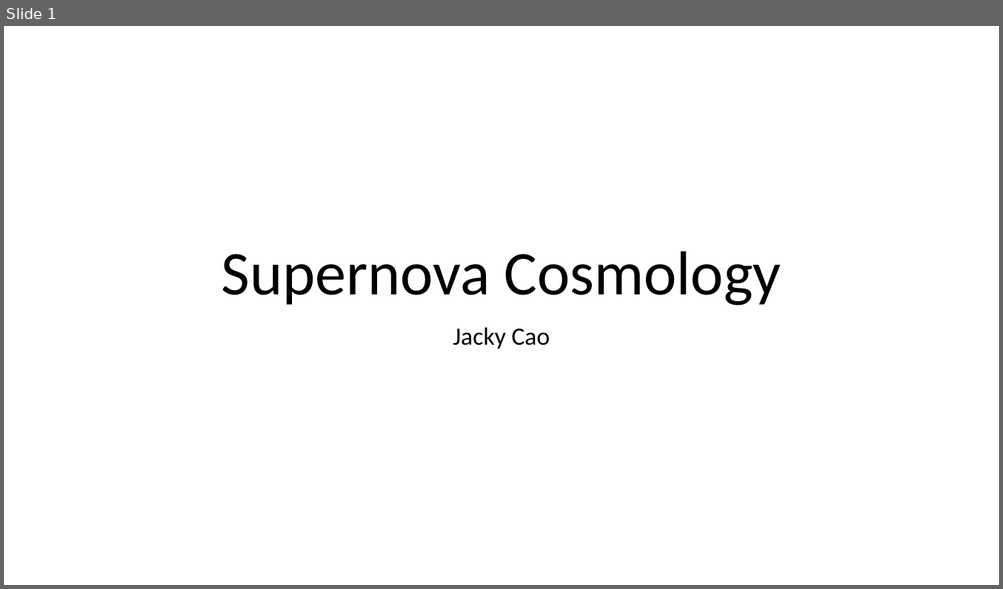
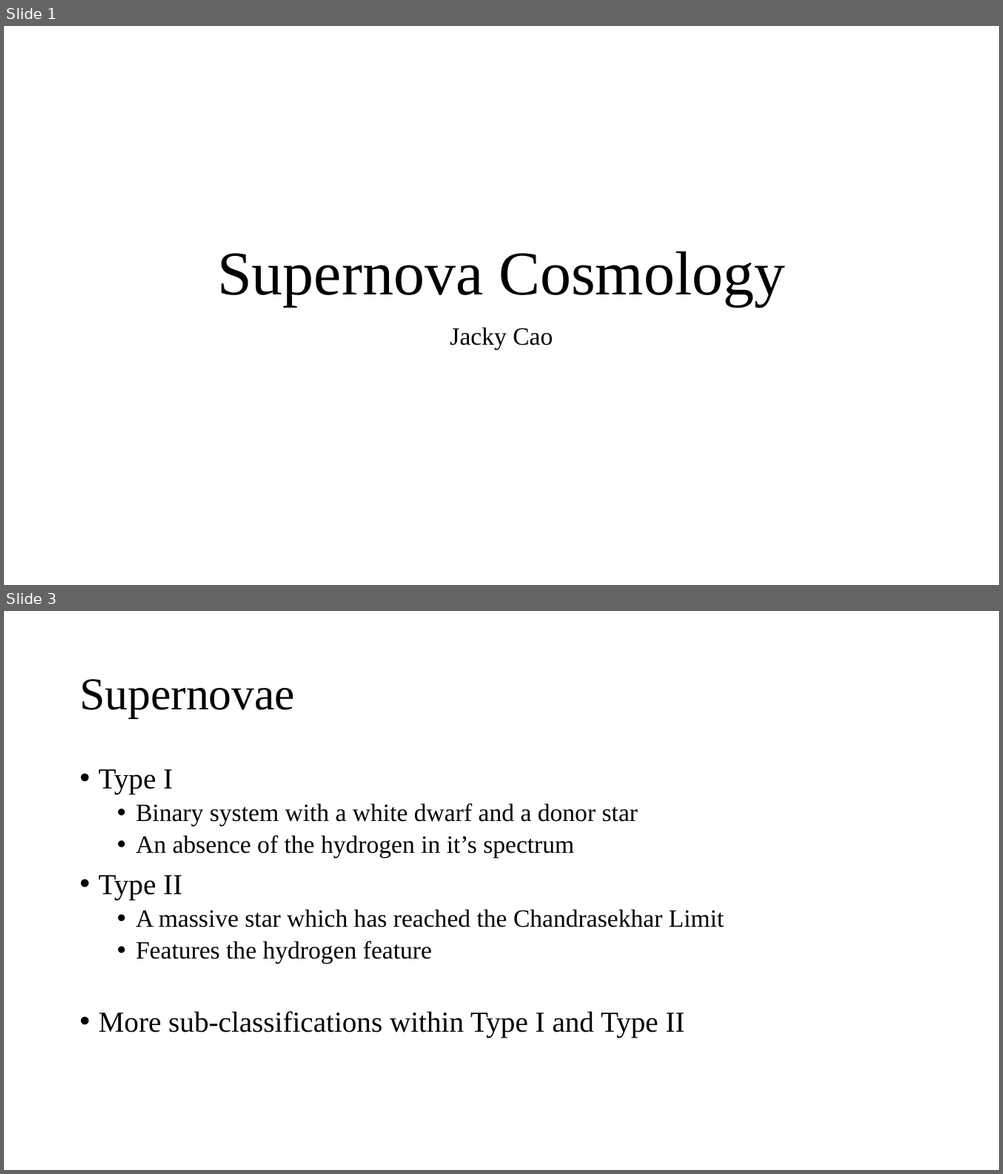
Before and after one commit to cao-jacky/degree_level3, a slide deck: physics_problem_solving/supernova_cosmology_jacky_cao.pptx. Shown one above the other, each under a label of ours: slide 1 before the commit, slides 1 and 3 after it; the slides between them are not shown. The pictures are 1003x589 and 1003x1174 pixels, drawn with LibreOffice and Linux fonts; fonts in the diff are those of the drawing. Boxes give left, top, right and bottom in pixels: in the first picture for what was removed or moved away, otherwise in the second. Text is boxed around its words. In the diff, an @@ line names an element or a change of style, - is before the commit and + after.

```diff
--- a/physics_problem_solving/supernova_cosmology_jacky_cao.pptx
+++ b/physics_problem_solving/supernova_cosmology_jacky_cao.pptx
@@ slide 3 added at <box>4,611,999,1170</box>, background #FFFFFF @@
@@ title added at <box>79,679,295,718</box>, 44 pt, text #000000 @@
+Supernovae
@@ text added at <box>99,769,724,1037</box>, 24 pt, text #000000 @@
+• Type I
+  • Binary system with a white dwarf and a donor star
+  • An absence of the hydrogen in it’s spectrum
+• Type II
+  • A massive star which has reached the Chandrasekhar Limit
+  • Features the hydrogen feature
+• More sub-classifications within Type I and Type II
@@ slide 1 changed as well @@
@@ title "Supernova Cosmology" at <box>217,251,785,306</box>: font Calibri to Times New Roman @@
@@ subtitle "Jacky Cao" at <box>449,327,552,349</box>: font Calibri to Times New Roman @@
```
Also in this commit, not shown: 1 other slide added, 1 slide removed, 17 other files.
